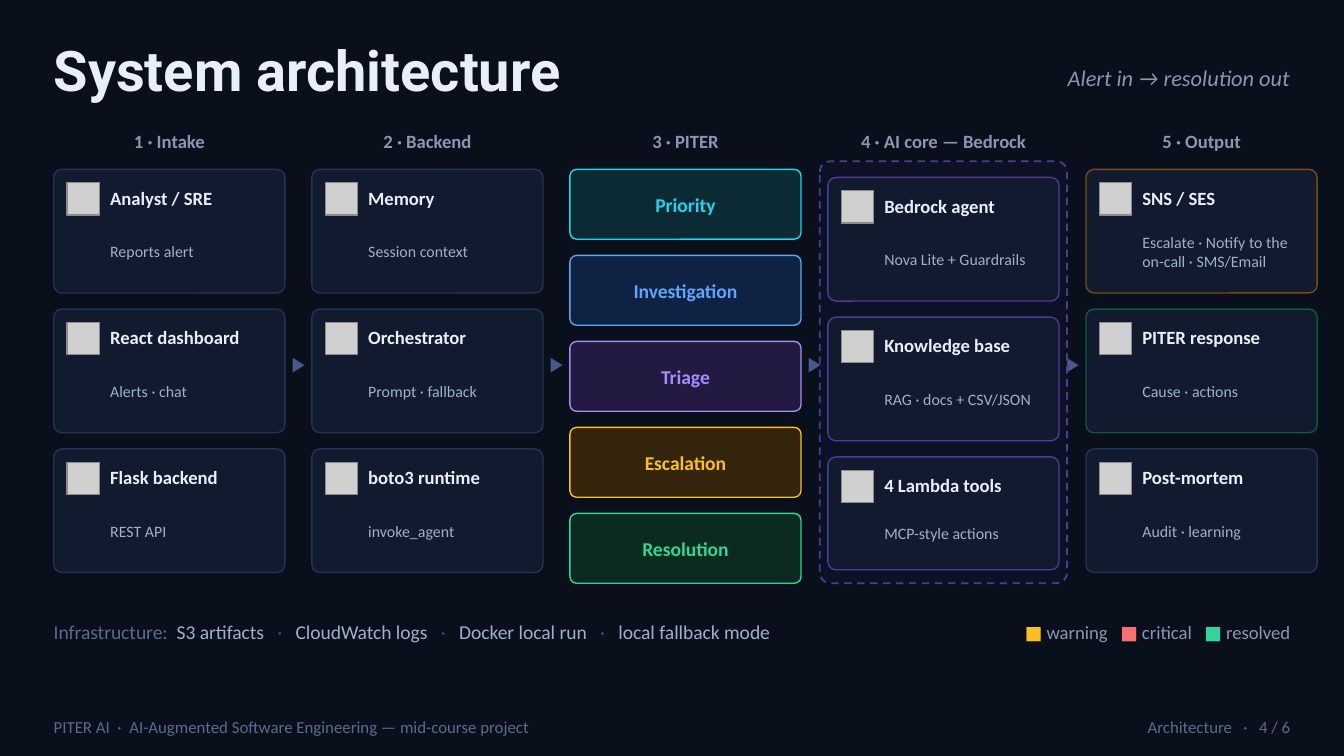
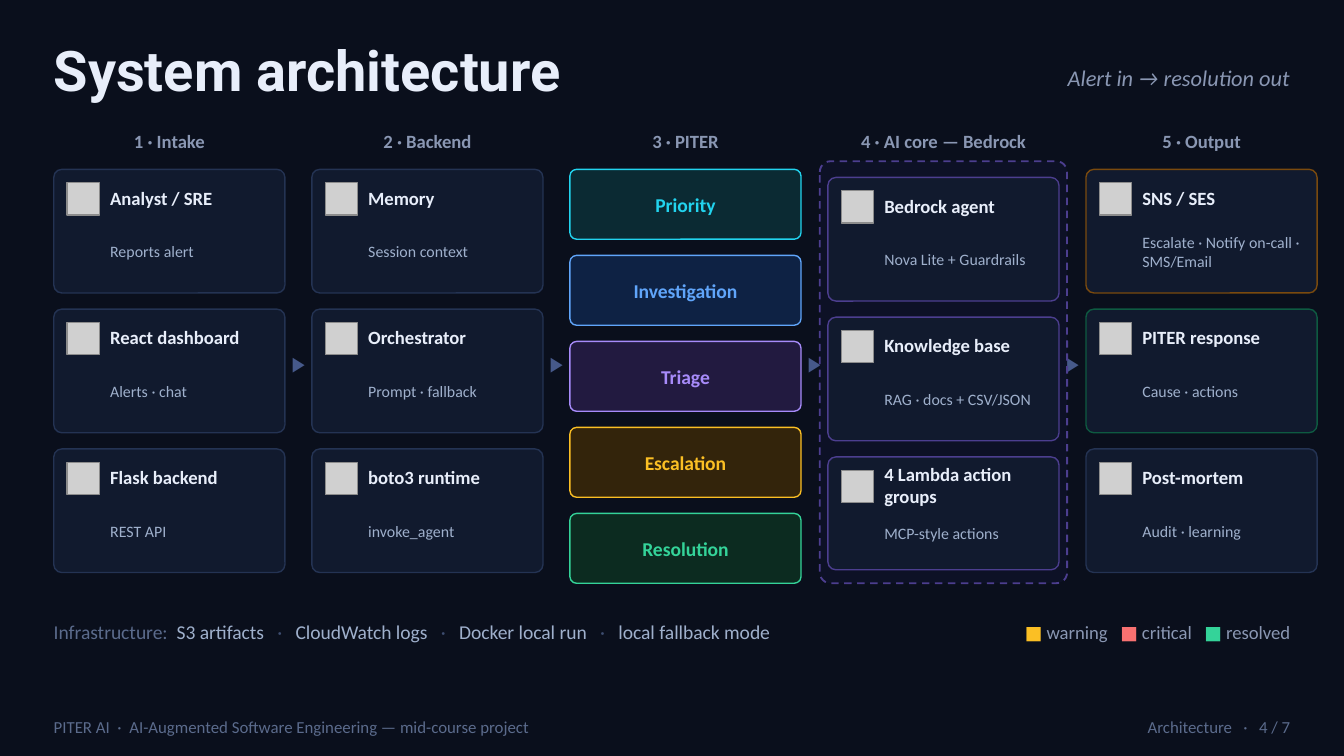
Before and after one commit to reem-mor/ai-engineering-portfolio, a slide deck: slide 4 of projects/piter-aiops/presentation/presentation_v1.pptx. Drawn at 1344x756 pixels with LibreOffice and Linux fonts; fonts in the diff are those of the drawing; grey boxes stand for pictures. Boxes give left, top, right and bottom in pixels: in the first picture for what was removed or moved away, otherwise in the second. Text is boxed around its words. In the diff, an @@ line names an element or a change of style, - is before the commit and + after.

```diff
--- a/projects/piter-aiops/presentation/presentation_v1.pptx
+++ b/projects/piter-aiops/presentation/presentation_v1.pptx
@@ text at box(1142, 237, 1292, 268): text changed @@
-Escalate · Notify to the on-call · SMS/Email
+Escalate · Notify on-call · SMS/Email
@@ text at box(884, 468, 1011, 506): text changed @@
-4 Lambda tools
+4 Lambda action groups
@@ text at box(1148, 721, 1291, 733): text changed @@
-Architecture · 4 / 6
+Architecture · 4 / 7
```
Also in this commit, not shown: 5 other slides changed, 1 slide added, 1 other file.
